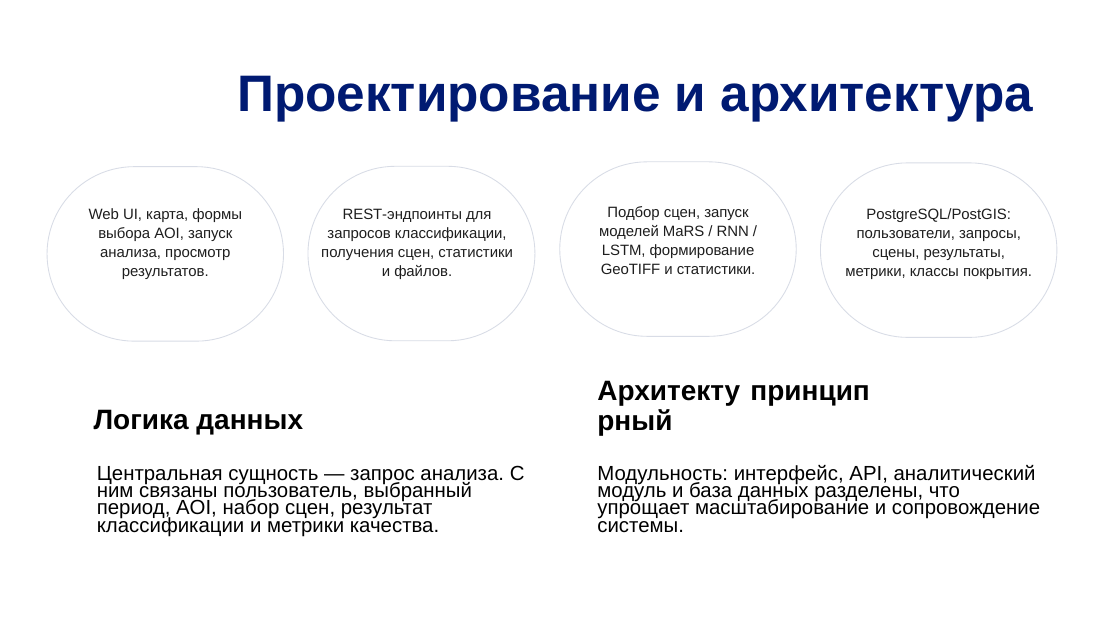
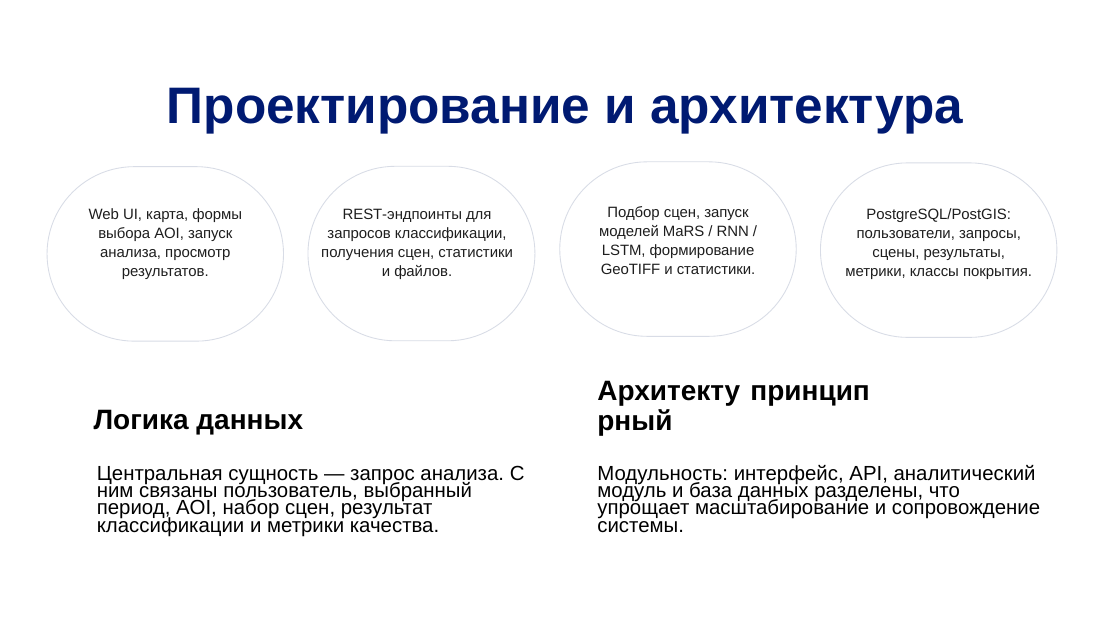
Before and after one commit to DinRazar/ispm, a slide deck: slide 7 of Работа_10_Этоговая преза УПИС.pptx (slide 6 before the commit). Drawn at 1120x630 pixels with LibreOffice and Linux fonts; fonts in the diff are those of the drawing; background and template pictures are left out. Boxes give left, top, right and bottom in pixels: in the first picture for what was removed or moved away, otherwise in the second. Text is boxed around its words. In the diff, an @@ line names an element or a change of style, - is before the commit and + after.

```diff
--- a/Работа_10_Этоговая преза УПИС.pptx
+++ b/Работа_10_Этоговая преза УПИС.pptx
@@ title "Проектирование и архитектура": place and size @@
-title "Проектирование и архитектура" at (237, 75, 1034, 121)
+title "Проектирование и архитектура" at (167, 87, 963, 133)
```
Also in this commit, not shown: 7 other slides changed, 2 slides added.
